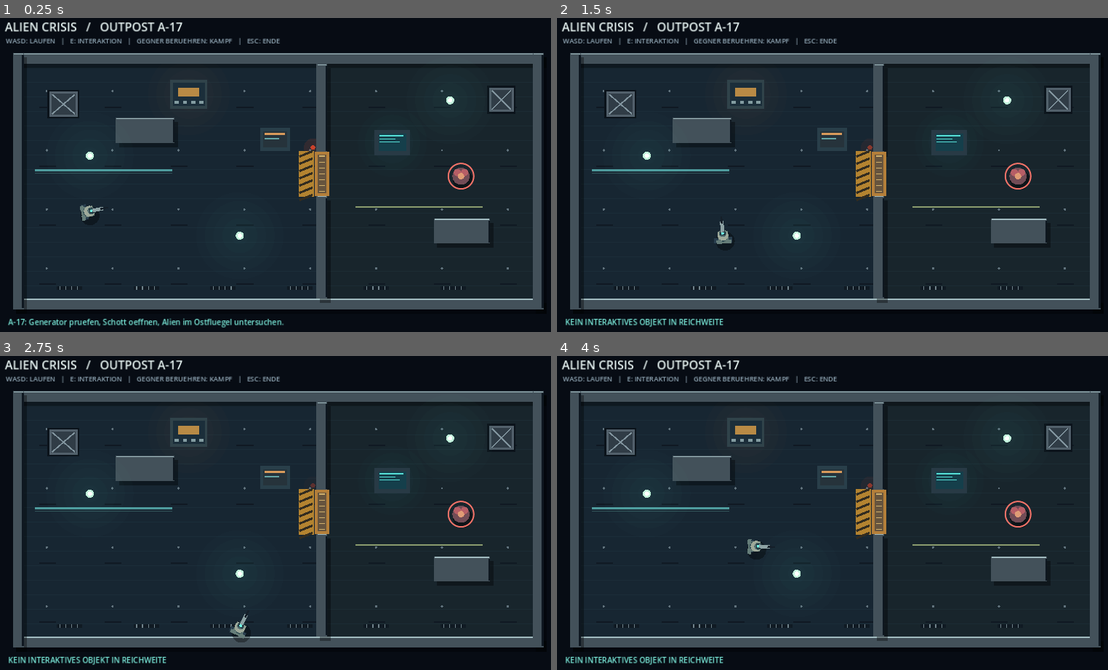
Above: before the commit, frames 1-4 (two rows, left to right).
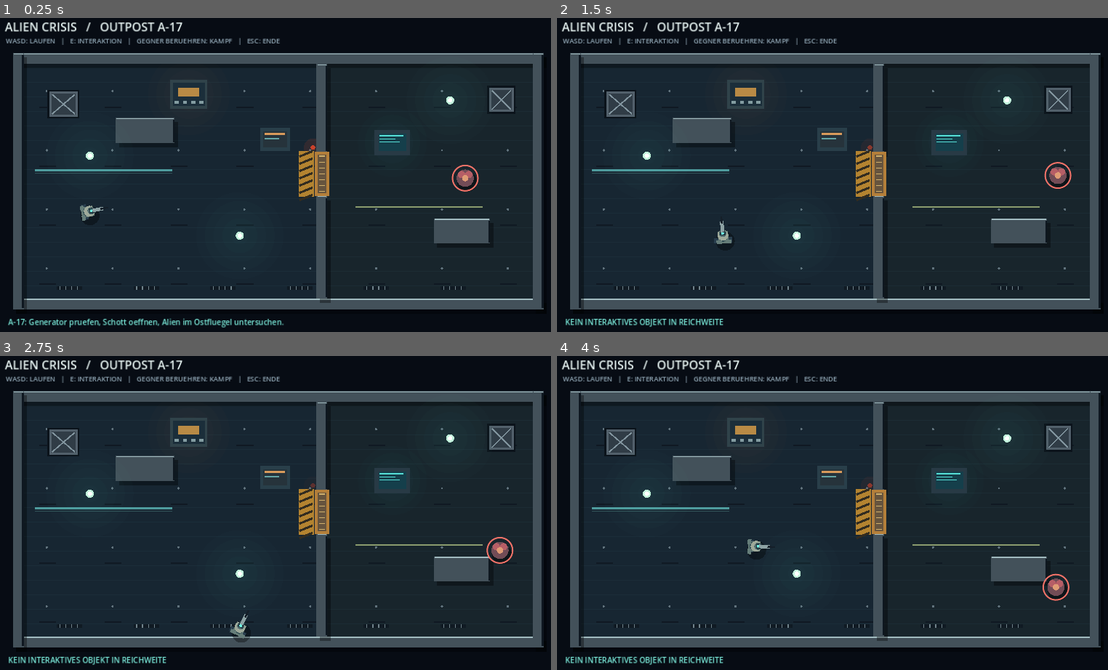
Above: after the commit, the same moments.

Repository: mihnenfeld/Project-Alien-Crisis
Game: Godot game, scene res://scenes/demo_ctb.tscn
The game is run twice, just before and just after one commit, with the same random seed, the same clock (stepped at 60 frames per second) and the same inputs. This scene is started directly instead of the project's main scene.
Inputs (mouse positions are in pixels of both pictures, inside the frame that each line leads up to):
- Up to frame 1 (0.25 s): no input
- Up to frame 2 (1.5 s): tap Enter at 0.5 s; move the mouse to (964, 156) at 0.52 s; hold D (move_right) 0.53-1.28 s; tap E (interact) at 0.6 s; move the mouse to (716, 187) at 1.27 s; hold S (move_down) from 1.28 s (still down); tap Shift at 1.35 s
- Up to frame 3 (2.75 s): move the mouse to (336, 437) at 2.02 s; release S (move_down) at 2.03 s; hold D (move_right) from 2.03 s (still down); tap E (interact) at 2.1 s
- Up to frame 4 (4 s): move the mouse to (804, 575) at 2.77 s; release D (move_right) at 2.78 s; hold W (move_up) 2.78-3.53 s; tap Shift at 2.85 s; move the mouse to (1008, 560) at 3.52 s; hold A (move_left) from 3.53 s (still down); tap E (interact) at 3.6 s

The runs differ from the first frame. In frame 1, 0.3% of the frame differs, in the area x 81-87%, y 46-56%; in frame 2, 0.4%, in the area x 81-94%, y 45-55%; in frame 3, 0.4%; in frame 4, 0.4%.

Commit message:
Demo 0.5: make Alien patrol fixed route with proximity CTB encounter

Diff:
--- a/scripts/demo_ctb.gd
+++ b/scripts/demo_ctb.gd
@@ -1,6 +1,9 @@
 extends "res://scripts/demo_outpost.gd"
 ## Experimental story encounter + CTB vertical slice. No third-party assets.
-const VISIBLE_ENEMY := Vector2(1042, 369)
+const PATROL_POINTS := [Vector2(1035, 375), Vector2(1132, 365), Vector2(1125, 545), Vector2(810, 555), Vector2(812, 394)]
+var enemy_position: Vector2 = PATROL_POINTS[0]
+var patrol_target: int = 1
+const PATROL_SPEED := 65.0
 var roaming_enemy_alive := true
 var story_encounter_done := false
 var battle_active := false
@@ -73,7 +76,13 @@
         queue_redraw()
         return
     super._physics_process(delta)
-    if roaming_enemy_alive and player.distance_to(VISIBLE_ENEMY) < 66:
+    if roaming_enemy_alive:
+        var goal: Vector2 = PATROL_POINTS[patrol_target]
+        enemy_position = enemy_position.move_toward(goal, PATROL_SPEED * delta)
+        if enemy_position.distance_to(goal) < 3.0:
+            patrol_target = (patrol_target + 1) % PATROL_POINTS.size()
+        queue_redraw()
+    if roaming_enemy_alive and player.distance_to(enemy_position) < 66:
         _start_battle("visible")
 
 func _unhandled_key_input(event: InputEvent) -> void:
@@ -198,9 +207,9 @@
 func _draw() -> void:
     super._draw()
     if roaming_enemy_alive:
-        draw_circle(VISIBLE_ENEMY + Vector2(4,8), 22, Color(0,0,0,0.45))
-        draw_circle(VISIBLE_ENEMY, 19, Color("#724c56"))
-        draw_circle(VISIBLE_ENEMY + Vector2(-8,-8), 8, Color("#b65e66"))
-        draw_circle(VISIBLE_ENEMY + Vector2(8,-8), 8, Color("#b65e66"))
-        draw_circle(VISIBLE_ENEMY + Vector2(0,0), 7, Color("#df9c75"))
-        draw_arc(VISIBLE_ENEMY,28,0,TAU,32,Color("#f27268"),2,true)
+        draw_circle(enemy_position + Vector2(4,8), 22, Color(0,0,0,0.45))
+        draw_circle(enemy_position, 19, Color("#724c56"))
+        draw_circle(enemy_position + Vector2(-8,-8), 8, Color("#b65e66"))
+        draw_circle(enemy_position + Vector2(8,-8), 8, Color("#b65e66"))
+        draw_circle(enemy_position + Vector2(0,0), 7, Color("#df9c75"))
+        draw_arc(enemy_position,28,0,TAU,32,Color("#f27268"),2,true)
